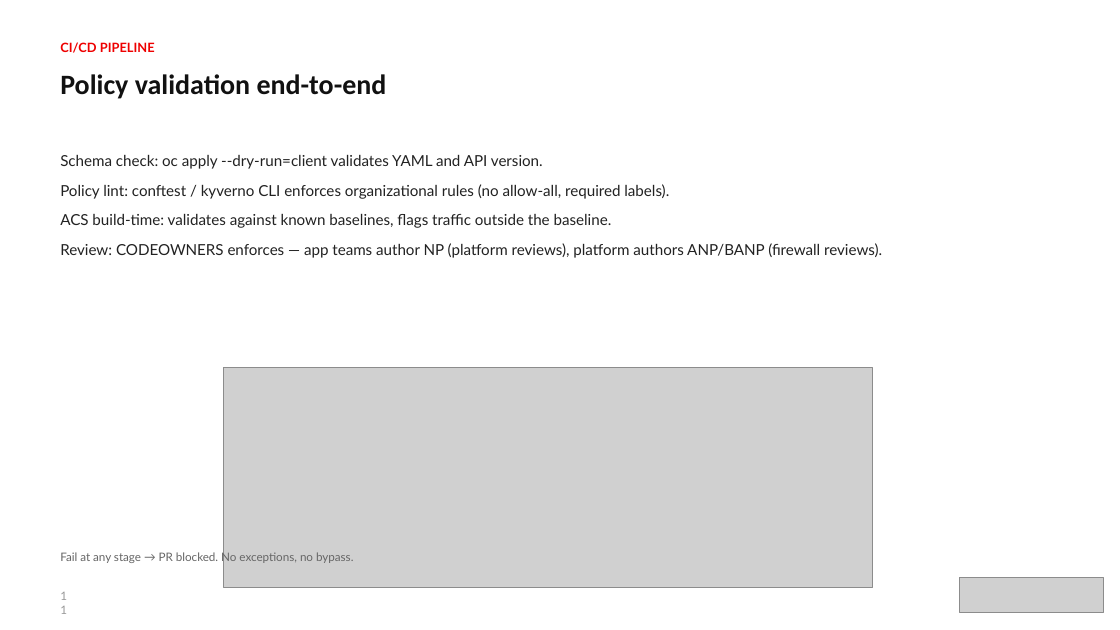
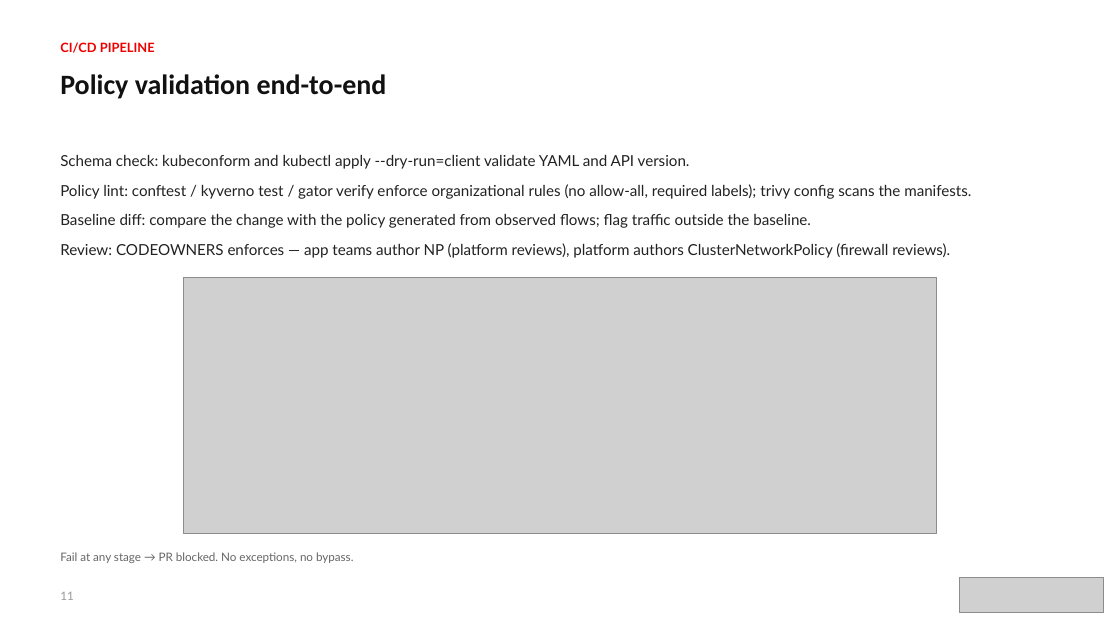
Before and after one commit to patterncatalyst/cloud-native-design-patterns, a slide deck: slide 11 of lgtm-presentation/Network-Policy-Process-Advisory.pptx. Drawn at 1120x630 pixels with LibreOffice and Linux fonts; fonts in the diff are those of the drawing; grey boxes stand for pictures. Boxes give left, top, right and bottom in pixels: in the first picture for what was removed or moved away, otherwise in the second. Text is boxed around its words. In the diff, an @@ line names an element or a change of style, - is before the commit and + after.

Commit message:
docs(deck): rework the network policy advisory to upstream Kubernetes and open source (S12)

```diff
--- a/lgtm-presentation/Network-Policy-Process-Advisory.pptx
+++ b/lgtm-presentation/Network-Policy-Process-Advisory.pptx
@@ text at (60,155,971,258): text changed @@
-Schema check: oc apply --dry-run=client validates YAML and API version.
-Policy lint: conftest / kyverno CLI enforces organizational rules (no allow-all, required labels).
-ACS build-time: validates against known baselines, flags traffic outside the baseline.
-Review: CODEOWNERS enforces — app teams author NP (platform reviews), platform authors ANP/BANP (firewall reviews).
+Schema check: kubeconform and kubectl apply --dry-run=client validate YAML and API version.
+Policy lint: conftest / kyverno test / gator verify enforce organizational rules (no allow-all, required labels); trivy config scans the manifests.
+Baseline diff: compare the change with the policy generated from observed flows; flag traffic outside the baseline.
+Review: CODEOWNERS enforces — app teams author NP (platform reviews), platform authors ClusterNetworkPolicy (firewall reviews).
@@ picture: place and size @@
-picture at (224,367,873,587)
+picture at (183,277,937,534)
@@ text "11" rewrapped from (52,585,80,607) to (60,592,73,600) @@
```
Also in this commit, not shown: 19 other slides changed, 6 other files.
